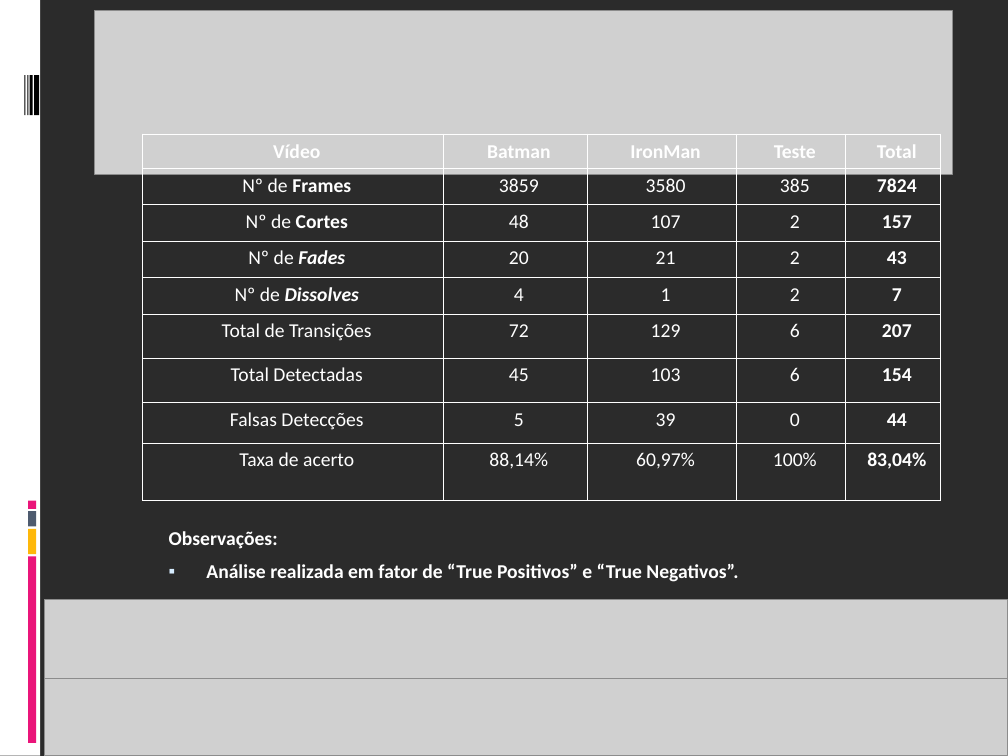
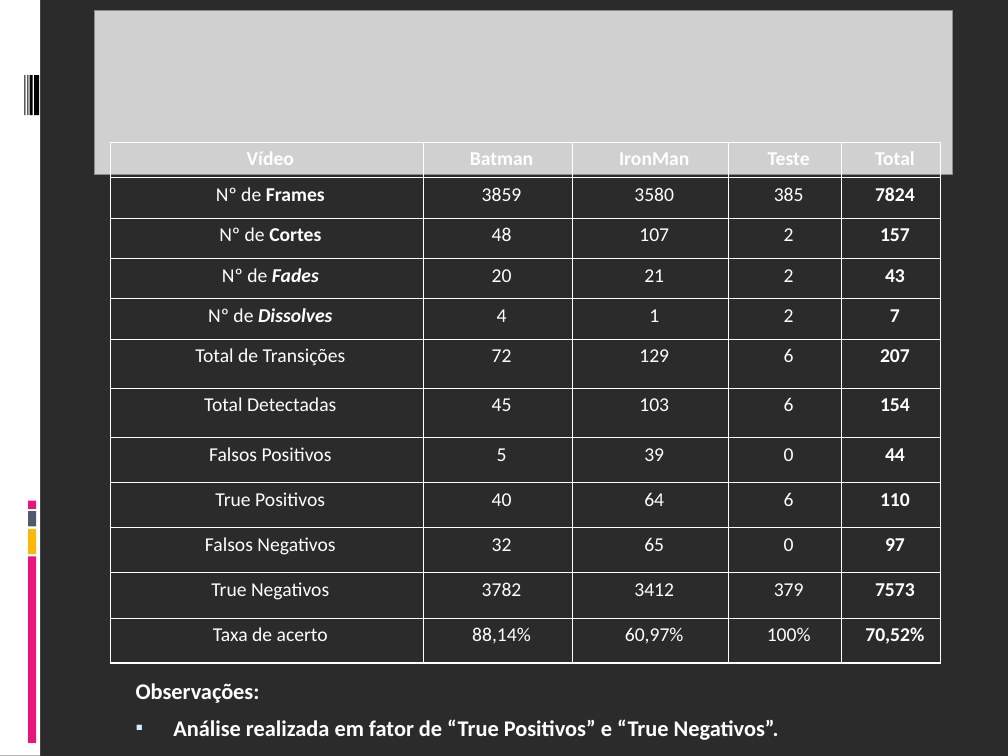
Before and after one commit to fabriciols/m-fit, a slide deck: slide 7 of DOCS/Apresentação/Apresentação_Final.ppt (slide 10 before the commit). Drawn at 1008x756 pixels with LibreOffice and Linux fonts; fonts in the diff are those of the drawing; grey boxes stand for pictures; background and template pictures are left out; a plain dark background stands for a picture behind light text. Boxes give left, top, right and bottom in pixels: in the first picture for what was removed or moved away, otherwise in the second. Text is boxed around its words. In the diff, an @@ line names an element or a change of style, - is before the commit and + after.

Commit message:
apresentação

```diff
--- a/DOCS/Apresentação/Apresentação_Final.ppt
+++ b/DOCS/Apresentação/Apresentação_Final.ppt
@@ table at <box>110,142,938,663</box> @@
-row 8: Falsas Detecções | 5 | 39 | 0 | 44
-row 9: Taxa de acerto | 88,14% | 60,97% | 100% | 83,04%
+row 8: Falsos Positivos | 5 | 39 | 0 | 44
+row 9: True Positivos | 40 | 64 | 6 | 110
+row 10: Falsos Negativos | 32 | 65 | 0 | 97
+row 11: True Negativos | 3782 | 3412 | 379 | 7573
+row 12: Taxa de acerto | 88,14% | 60,97% | 100% | 70,52%
@@ table: place and size @@
-table at <box>143,134,942,500</box>
+table at <box>110,142,938,663</box>
@@ picture removed at <box>44,600,1008,678</box> @@
@@ picture removed at <box>44,678,1008,756</box> @@
@@ text "Observações:": place and size @@
-text "Observações:" at <box>169,531,738,582</box>
+text "Observações:" at <box>136,683,779,740</box>
@@ text "Observações:" at <box>136,683,779,740</box>: size 14 to 16 pt @@
```
Also in this commit, not shown: 5 other slides changed, 2 slides added, 2 slides removed, 2 other files.
